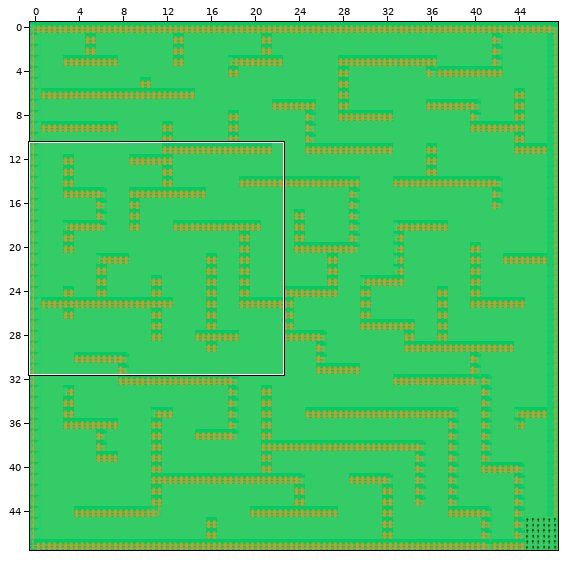
Tiled map, stored at Resources/map/maze02.tmx. The picture above shows the old version from afar; the outline marks the close-up.
Close-up. First the earlier version:
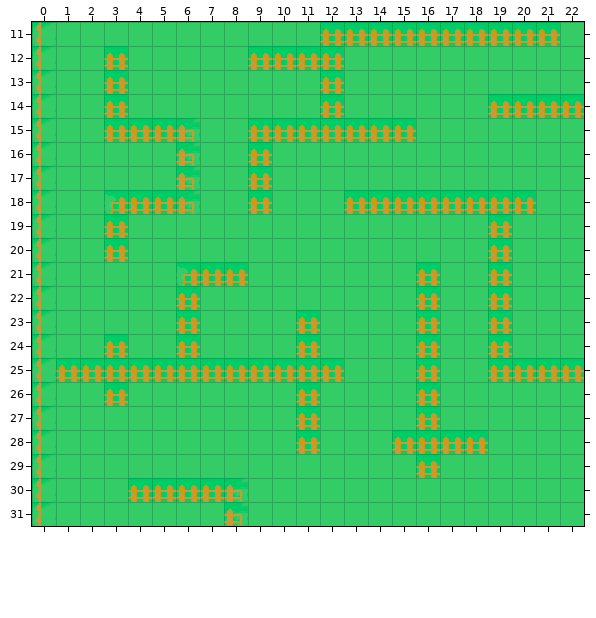
Cells are 32x32 px. Shown: x 0..22, y 11..31. The commit also changed other parts of the map, which this record leaves out. Not drawn, because the pictures are missing: unchanged layer "collidable".
New version:
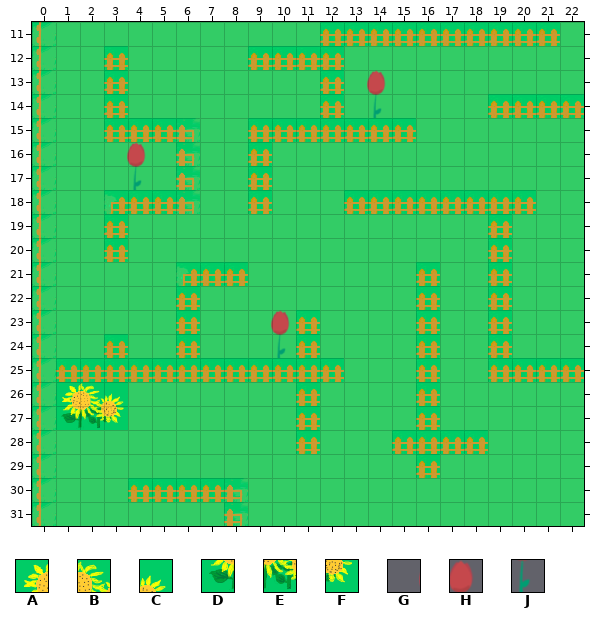
Key: from "ground": A 20, B 21, C 22, D 30, E 31, F 32, G 40, H 41, J 51.
_ is an empty cell, . an unchanged one.
Tiles of an added or newly shown layer are drawn over the layers below it.
Edits made:
--- layer "flower" (added)
@@ x 13..14 @@
-13 __
-14 ._
+13 GH
+14 .J
@@ x 3..4 @@
-16 __
-17 ._
+16 GH
+17 .J
@@ x 9..10 @@
-23 __
-24 ._
+23 GH
+24 .J
@@ x 1..3 @@
-26 ___
-27 ___
+26 ABC
+27 DEF
Where, in picture pixels (left, top, right, bottom), the same in both close-ups:
added: (367, 70, 386, 118)
added: (127, 142, 146, 190)
added: (271, 310, 290, 358)
added: (56, 382, 128, 430)
